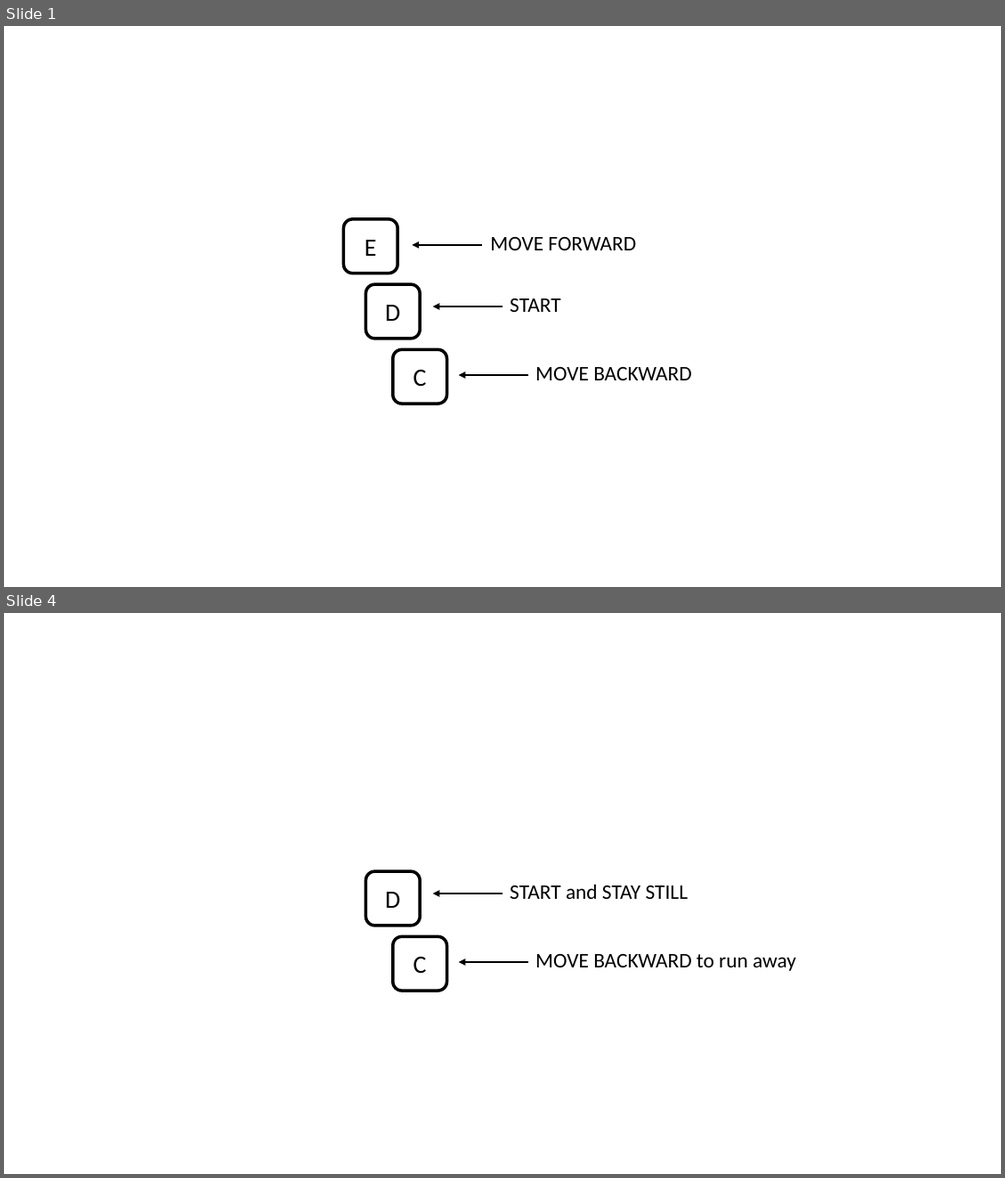
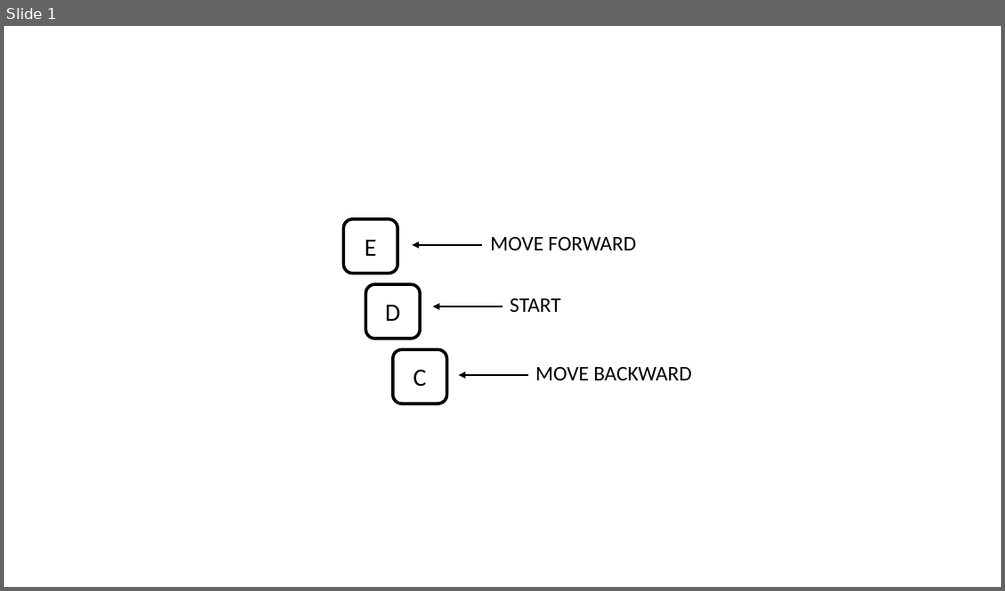
Before and after one commit to marinerougier/VAAST_RC_auditory, a slide deck: media/vaast-keyboard.pptx. Shown one above the other, each under a label of ours: slides 1 and 4 before the commit, slide 1 after it; the slides between them are not shown. The pictures are 1005x1178 and 1005x591 pixels, drawn with LibreOffice and Linux fonts; fonts in the diff are those of the drawing. Boxes give left, top, right and bottom in pixels: in the first picture for what was removed or moved away, otherwise in the second. Text is boxed around its words. In the diff, an @@ line names an element or a change of style, - is before the commit and + after.

```diff
--- a/media/vaast-keyboard.pptx
+++ b/media/vaast-keyboard.pptx
@@ slide 4 removed at <box>4,613,1001,1174</box>, background #FFFFFF @@
@@ group removed at <box>366,871,796,990</box>: 2 rounded rectangles, 2 arrows, 2 texts @@
-D
-C
-START and STAY STILL
-MOVE BACKWARD to run away
```
Also in this commit, not shown: 1 slide added, 2 other slides removed, 9 other files.
